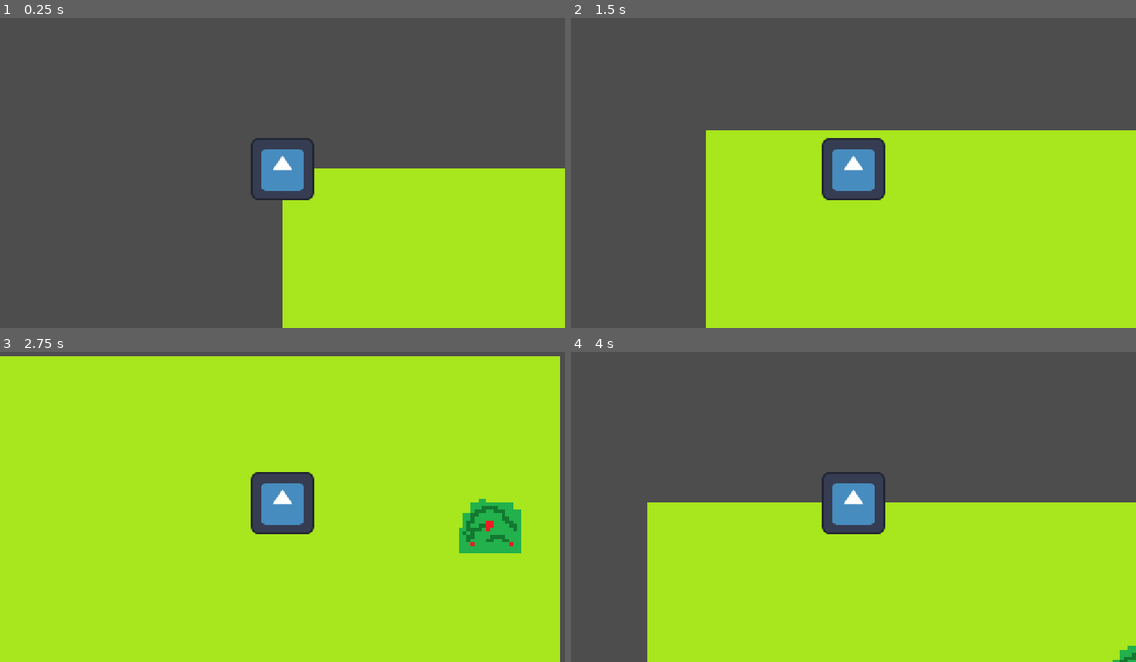
Above: before the commit, frames 1-4 (two rows, left to right).
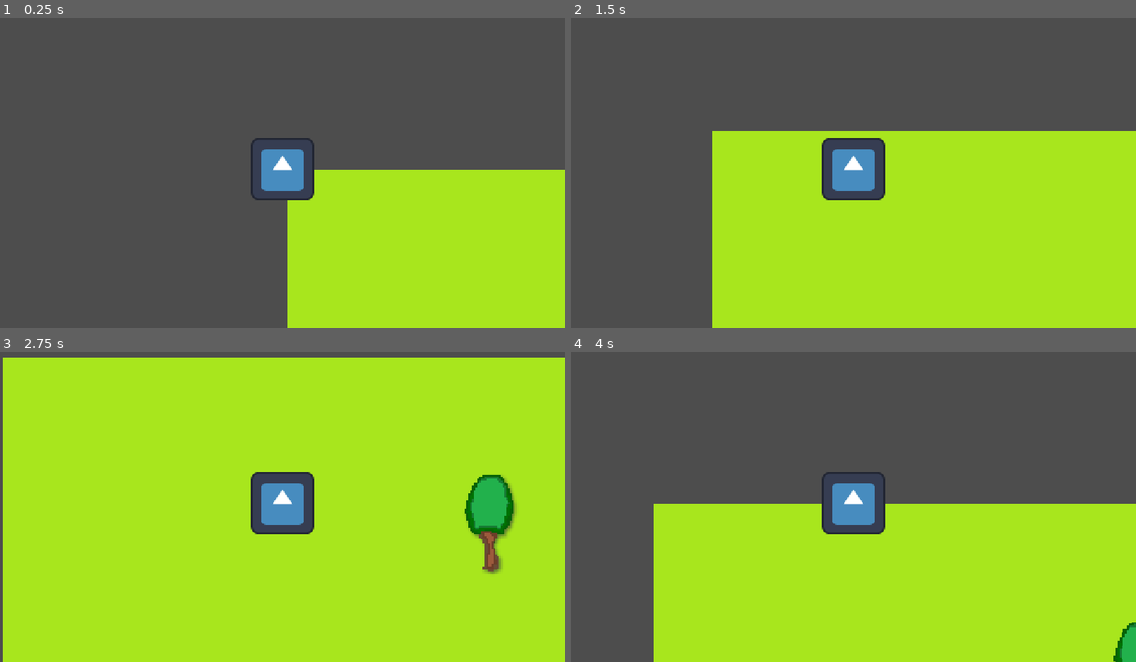
Above: after the commit, the same moments.

Repository: BouncyBlueBall-Loggi4rel4rel/GTA2026
Game: Godot game, scene res://Main.tscn
Two runs of this game, one before a commit and one after it. Both use one fixed random seed, a clock stepped at 60 frames per second and the inputs below. The engine's default icon, where the game draws it, is replaced by a stand-in: a white triangle on a blue panel in a dark square.
Inputs:
- Up to frame 1 (0.25 s): no input
- Up to frame 2 (1.5 s): tap Enter at 0.5 s; hold D (right) 0.53-1.28 s; hold S (down) from 1.28 s (still down)
- Up to frame 3 (2.75 s): release S (down) at 2.03 s; hold D (right) from 2.03 s (still down)
- Up to frame 4 (4 s): release D (right) at 2.78 s; hold W (up) 2.78-3.53 s; hold A (left) from 3.53 s (still down)

The runs differ from the first frame. In frame 1, 0.6% of the frame differs, in the area x 50-100%, y 48-100%; in frame 2, 0.9%; in frame 3, 4.0%, in the area x 0-100%, y 1-100%; in frame 4, 1.2%.

Commit message:
Added Tree

Diff:
--- a/Main.tscn
+++ b/Main.tscn
@@ -3,16 +3,28 @@
 [ext_resource type="Texture2D" uid="uid://cxs410tylrdl8" path="res://Justdebugsprites/Green16x16.png" id="1_glv2v"]
 [ext_resource type="PackedScene" uid="uid://bhcbhricemcba" path="res://Character/Character.tscn" id="2_uu6xs"]
 [ext_resource type="Script" uid="uid://7tog35e7abpq" path="res://Scripts/Movement.gd" id="3_r0du0"]
-[ext_resource type="Texture2D" uid="uid://cwet1n28acuja" path="res://Justdebugsprites/BadBush.png" id="4_cm0pq"]
+[ext_resource type="Texture2D" uid="uid://byfx8hv5y64lh" path="res://Assets/Sprites/Trees/Tree Sprite 1.png" id="4_cm0pq"]
 
 [sub_resource type="RectangleShape2D" id="RectangleShape2D_fos0i"]
-size = Vector2(126, 57)
+size = Vector2(37, 85.5)
+
+[sub_resource type="TileSetAtlasSource" id="TileSetAtlasSource_cm0pq"]
+texture = ExtResource("4_cm0pq")
+texture_region_size = Vector2i(32, 32)
+0:0/0 = 0
+0:1/0 = 0
+
+[sub_resource type="TileSet" id="TileSet_lgr22"]
+tile_size = Vector2i(32, 32)
+sources/2 = SubResource("TileSetAtlasSource_cm0pq")
 
 [node name="Node2D" type="Node2D" unique_id=1202836951]
 
 [node name="TextureRect" type="TextureRect" parent="." unique_id=309994377]
-offset_right = 1146.0
-offset_bottom = 652.0
+offset_left = 11.0
+offset_top = 2.0
+offset_right = 1157.0
+offset_bottom = 654.0
 texture = ExtResource("1_glv2v")
 
 [node name="CharacterBody2D" parent="." unique_id=2117472170 instance=ExtResource("2_uu6xs")]
@@ -26,9 +38,13 @@
 
 [node name="Sprite2D" type="Sprite2D" parent="StaticBody2D" unique_id=2075686690]
 texture_filter = 1
-scale = Vector2(7.9375, 7.4375)
+scale = Vector2(3.6875002, 3.4552166)
 texture = ExtResource("4_cm0pq")
 
 [node name="CollisionShape2D" type="CollisionShape2D" parent="StaticBody2D" unique_id=1206382627]
-position = Vector2(0, 30.5)
+position = Vector2(1.5, 58.25)
 shape = SubResource("RectangleShape2D_fos0i")
+
+[node name="TileMap" type="TileMap" parent="." unique_id=1052961027]
+tile_set = SubResource("TileSet_lgr22")
+format = 2
Binary file added: Assets/Sprites/Trees/Terrain (16x16).png
Not shown, added: Assets/Sprites/Trees/Terrain (16x16).png.import
Binary file added: Assets/Sprites/Trees/Tree Sprite 1.png
Not shown, added: Assets/Sprites/Trees/Tree Sprite 1.png.import
Binary file added: Assets/Sprites/Trees/Tree sprite 2.png
Not shown, added: Assets/Sprites/Trees/Tree sprite 2.png.import
